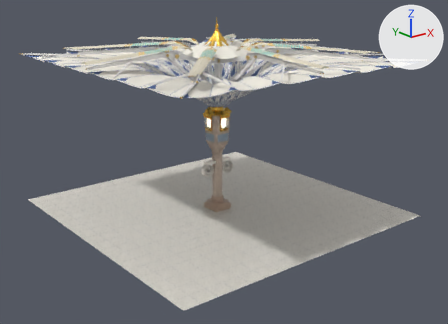
The glTF model madinah-umbrella/madinah_umbrella_low.glb: old version first, new version second.
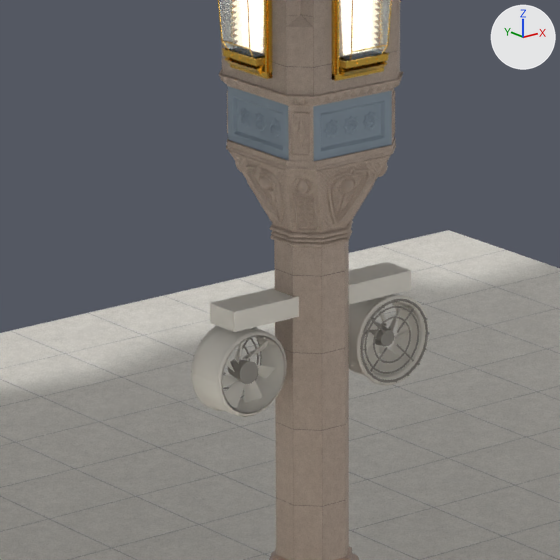
Each version is shown whole from a 50 mm camera at (-34.5, -44.13, 22.08) aimed at (0.58, -0.28, 4.55), then close up on the part from 39% to 56% of the width and 37% to 61% of the height. The lights are fixed; the arrows at upper right show +X, +Y and +Z. The first two pictures are the older version. Where no turn or scale is listed for an object, it has been applied to the vertices.

Before the edit, the objects in view are built like this:
```python
ob_astragal_rolls = bpy.data.objects.new('Astragal_Rolls', me_astragal_rolls)
ob_astragal_rolls.location = (0.0, 0.0, 0.0)
ob_cooling_fan_guard_and_mist_ring_000 = bpy.data.objects.new('Cooling_Fan_Guard_and_Mist_Ring_000', me_cooling_fan_guard_and_mist_ring)
ob_cooling_fan_guard_and_mist_ring_000.parent = ob_cooling
ob_cooling_fan_guard_and_mist_ring_000.location = (0.0, 0.0, 0.0)
ob_cooling_fan_guard_and_mist_ring_180 = bpy.data.objects.new('Cooling_Fan_Guard_and_Mist_Ring_180', me_cooling_fan_guard_and_mist_ring)
ob_cooling_fan_guard_and_mist_ring_180.parent = ob_cooling
ob_cooling_fan_guard_and_mist_ring_180.location = (0.0, 0.0, 0.0)
ob_cooling_fan_guard_and_mist_ring_180.rotation_euler = (0.0, 0.0, 3.142)  # degrees (0, 0, 180)
ob_cooling_fan_housing_000 = bpy.data.objects.new('Cooling_Fan_Housing_000', me_cooling_fan_housing)
ob_cooling_fan_housing_000.parent = ob_cooling
ob_cooling_fan_housing_000.location = (0.0, 0.0, 0.0)
ob_cooling_fan_housing_180 = bpy.data.objects.new('Cooling_Fan_Housing_180', me_cooling_fan_housing)
ob_cooling_fan_housing_180.parent = ob_cooling
ob_cooling_fan_housing_180.location = (0.0, 0.0, 0.0)
ob_cooling_fan_housing_180.rotation_euler = (0.0, 0.0, 3.142)  # degrees (0, 0, 180)
# also in view: 'Frieze_Slate_Star_Panel_180' at (-0.82, 0.0, 7.13); 'Frieze_Slate_Star_Panel_270' at (0.0, -0.82, 7.13); 'Capital_Shield_and_Lattice_180' at (-0.66, 0.0, 6.18); 'Lamp_Glass_270' at (0.0, -1.07, 8.57); 'Capital_Shield_and_Lattice_270' at (0.0, -0.66, 6.18)
```
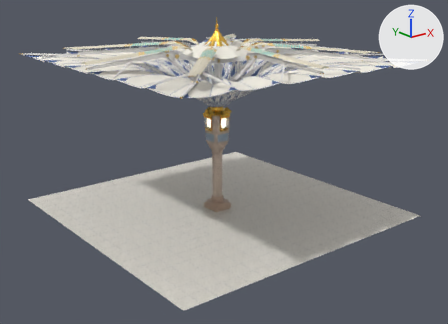
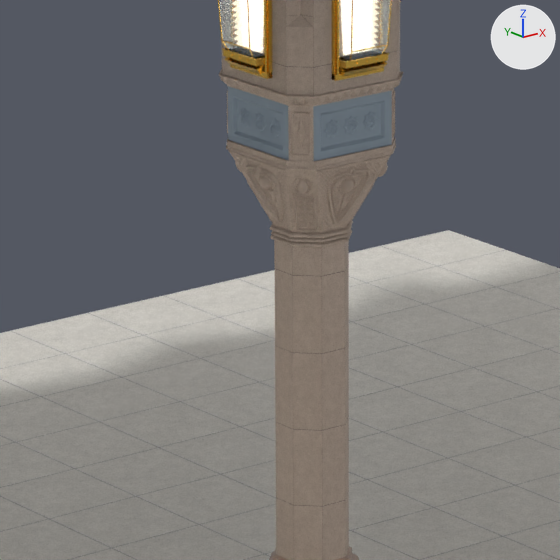
What differs and where, as boxes [x1, y1, x2, y2] in the close-ups (560 x 560 px):
'Cooling_Fan_Housing_180', deleted
    before: [191, 288, 299, 417]
'Cooling_Fan_Housing_000', deleted
    before: [348, 262, 429, 385]
'Cooling_Fan_Guard_and_Mist_Ring_000', deleted
    before: [360, 299, 430, 383]
'Cooling_Fan_Guard_and_Mist_Ring_180', deleted
    before: [191, 338, 262, 398]

What the commit changed:
Object 'Cooling_Fan_Housing_000' (ob_cooling_fan_housing_000) is deleted.
Object 'Cooling_Fan_Housing_180' (ob_cooling_fan_housing_180) is deleted.
Object 'Cooling_Fan_Guard_and_Mist_Ring_000' (ob_cooling_fan_guard_and_mist_ring_000) is deleted.
Object 'Cooling_Fan_Guard_and_Mist_Ring_180' (ob_cooling_fan_guard_and_mist_ring_180) is deleted.
